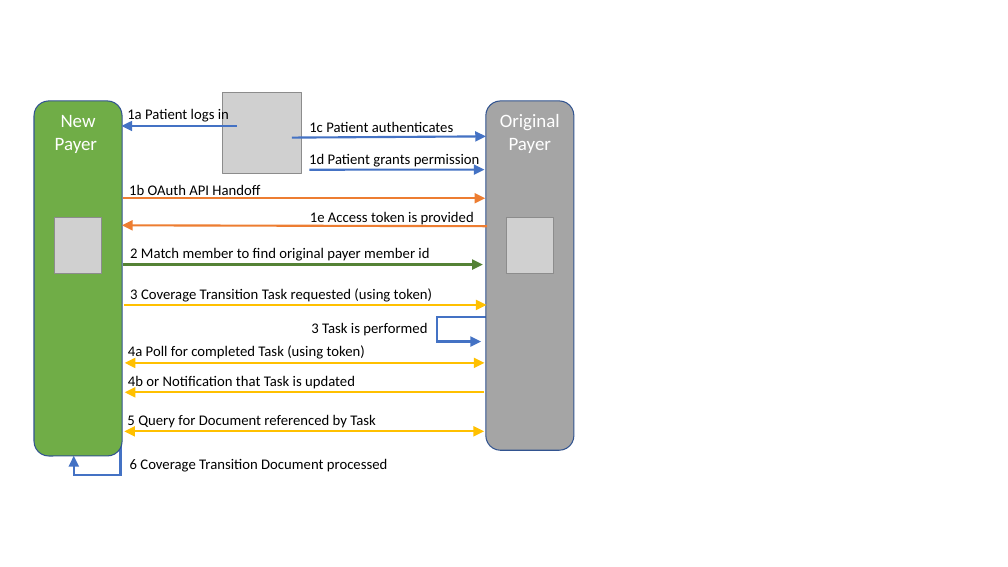
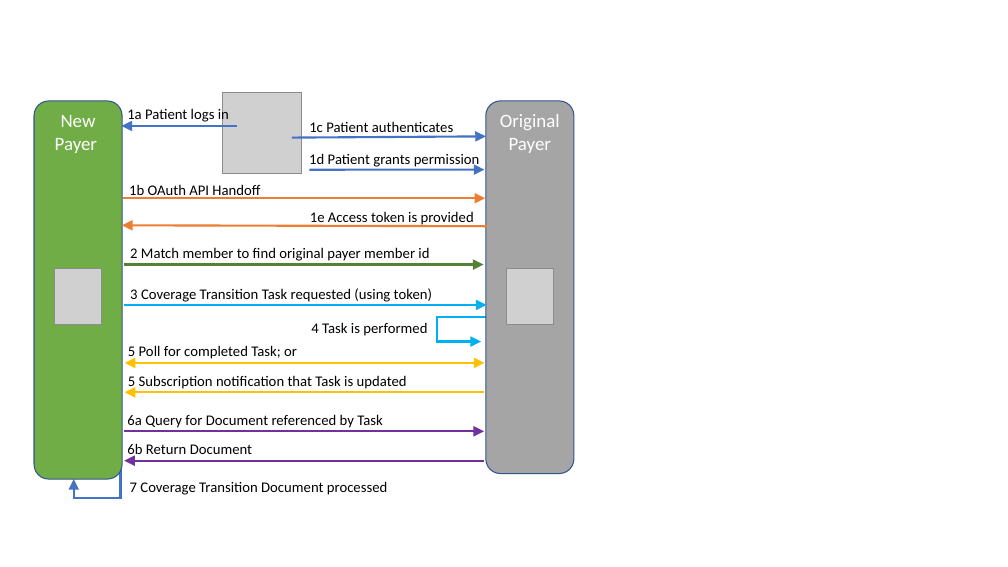
Before and after one commit to HL7/davinci-pcde, a slide deck: slide 2 of input/images-source/images.pptx. Drawn at 1008x567 pixels with LibreOffice and Linux fonts; fonts in the diff are those of the drawing; grey boxes stand for pictures. Boxes give left, top, right and bottom in pixels: in the first picture for what was removed or moved away, otherwise in the second. Text is boxed around its words. In the diff, an @@ line names an element or a change of style, - is before the commit and + after.

```diff
--- a/input/images-source/images.pptx
+++ b/input/images-source/images.pptx
@@ rounded rectangle "New": place and size @@
-rounded rectangle "New" at box(34, 101, 122, 456)
+rounded rectangle "New" at box(34, 101, 122, 479)
@@ rounded rectangle "Original": place and size @@
-rounded rectangle "Original" at box(486, 101, 574, 450)
+rounded rectangle "Original" at box(486, 101, 574, 473)
@@ picture: place and size @@
-picture at box(54, 218, 101, 274)
+picture at box(54, 268, 101, 324)
@@ picture: place and size @@
-picture at box(507, 218, 554, 274)
+picture at box(507, 268, 554, 324)
@@ arrow (124, 305) - (487, 305): stroke #FFC000 2 pt to #00B0F0 2 pt @@
@@ text at box(311, 322, 427, 336): text changed @@
-3 Task is performed
+4 Task is performed
@@ elbow double arrow (481, 342) - (507, 317): stroke #4472C4 2 pt to #00B0F0 2 pt @@
@@ text at box(128, 345, 297, 361): text changed @@
-4a Poll for completed Task (using token)
+5 Poll for completed Task; or
@@ text at box(128, 375, 407, 390): text changed @@
-4b or Notification that Task is updated
+5 Subscription notification that Task is updated
@@ text at box(127, 414, 383, 428): text changed @@
-5 Query for Document referenced by Task
+6a Query for Document referenced by Task
@@ elbow arrow moved from (120, 397) - (74, 456) to (120, 420) - (74, 479) @@
@@ double arrow (125, 432) - (484, 432): double arrow to arrow; stroke #FFC000 2 pt to #7030A0 2 pt @@
@@ text added at box(127, 443, 252, 459), 14 pt, text #000000 @@
+6b Return Document
@@ arrow added from (484, 461) to (124, 461), #7030A0 2 pt @@
@@ text at box(130, 481, 387, 495): text changed @@
-6 Coverage Transition Document processed
+7 Coverage Transition Document processed
```
Also in this commit, not shown: 2 other files.
